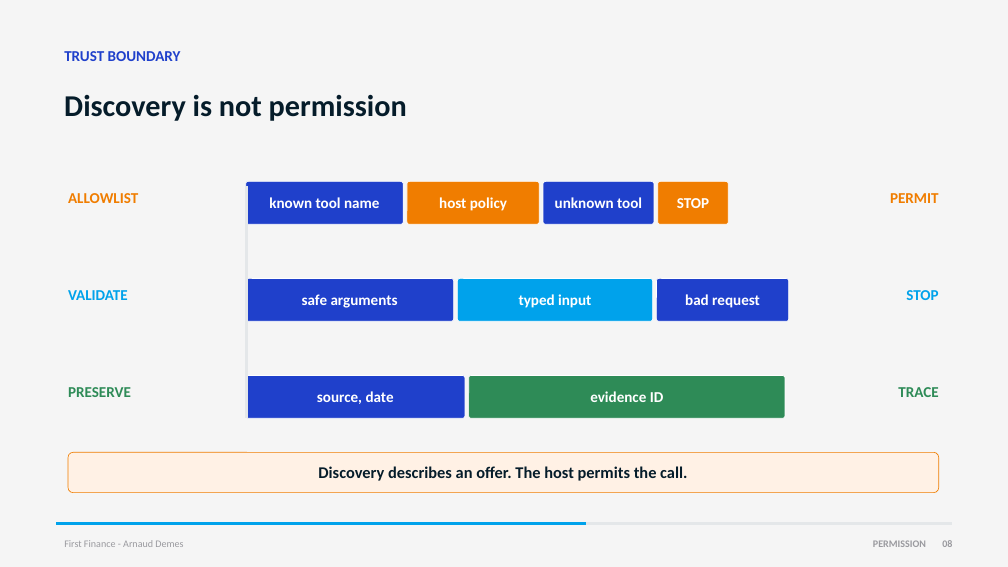
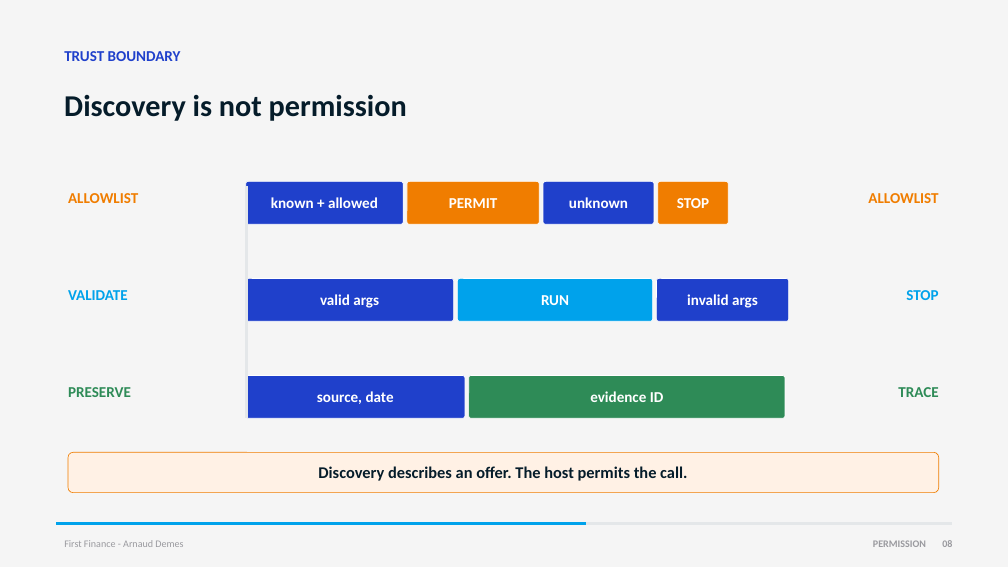
Before and after one commit to Nonocho/finai-academy, a slide deck: slide 8 of decks/10-financial-mcp.pptx. Drawn at 1008x567 pixels with LibreOffice and Linux fonts; fonts in the diff are those of the drawing. Boxes give left, top, right and bottom in pixels: in the first picture for what was removed or moved away, otherwise in the second. Text is boxed around its words. In the diff, an @@ line names an element or a change of style, - is before the commit and + after.

```diff
--- a/decks/10-financial-mcp.pptx
+++ b/decks/10-financial-mcp.pptx
@@ text at (271, 197, 378, 208): text changed @@
-known tool name
+known + allowed
@@ text at (449, 198, 498, 208): text changed @@
-host policy
+PERMIT
@@ text at (569, 197, 628, 208): text changed @@
-unknown tool
+unknown
@@ text at (868, 193, 938, 203): text changed @@
-PERMIT
+ALLOWLIST
@@ text at (320, 294, 379, 308): text changed @@
-safe arguments
+valid args
@@ text at (541, 295, 569, 305): text changed @@
-typed input
+RUN
@@ text at (687, 294, 758, 308): text changed @@
-bad request
+invalid args
```
Also in this commit, not shown: 3 other slides changed, 1 other file.
